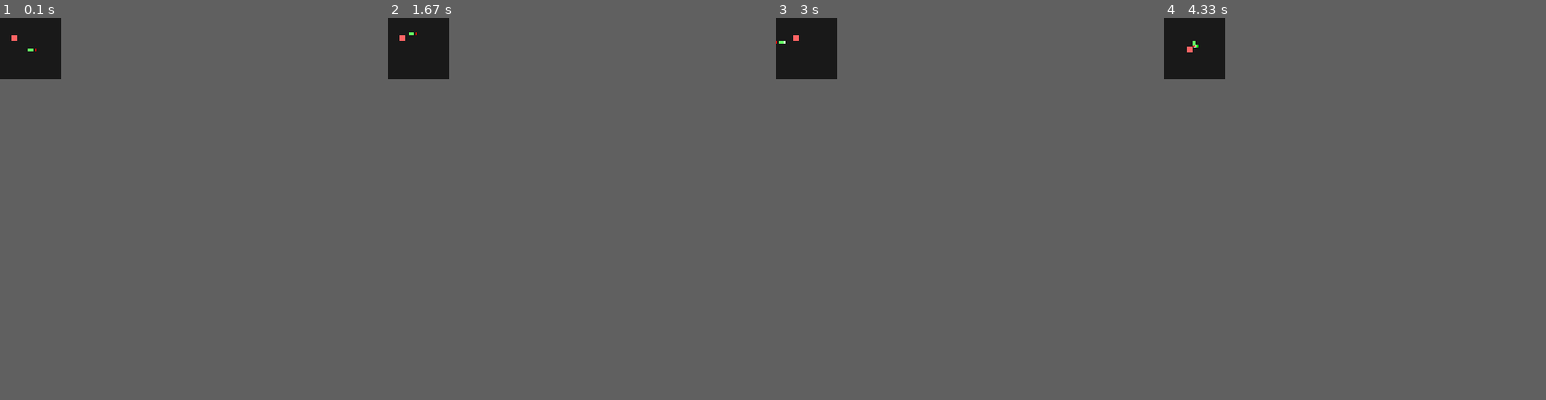
Above: before the commit, frames 1-4 (left to right).
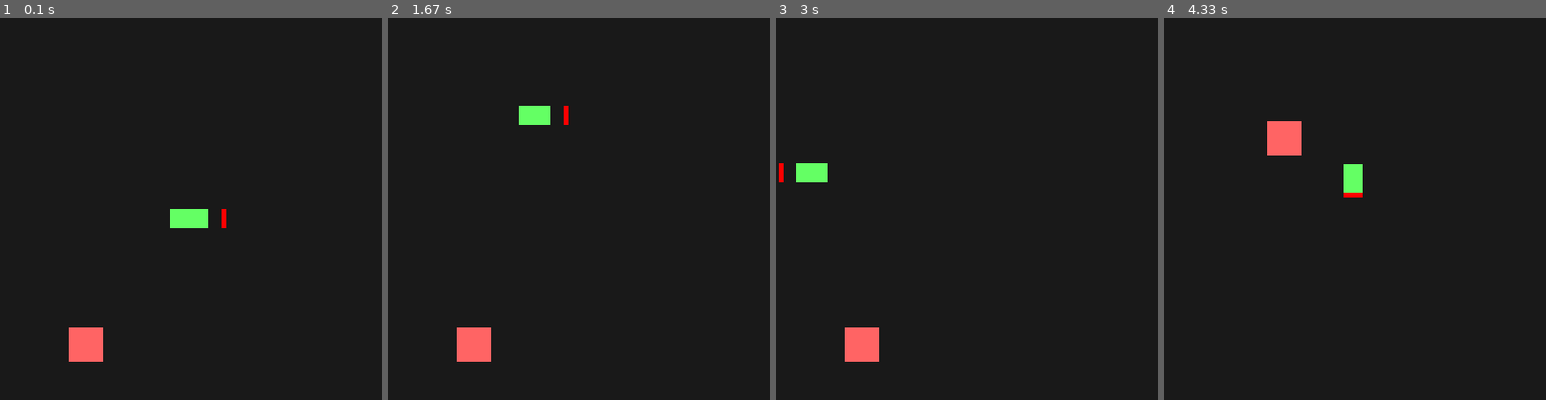
Above: after the commit, the same moments.

Repository: RafisSomeone/Snake
Game: pygame game, started from fappy.py
The game is run twice, just before and just after one commit, with the same random seed, the same clock (stepped at 60 frames per second) and the same inputs.
Inputs:
- Up to frame 1 (0.1 s): no input
- Up to frame 2 (1.67 s): no input
- Up to frame 3 (3 s): hold A 1.83-2.37 s; hold S 2.4-2.7 s; hold A from 2.73 s (still down)
- Up to frame 4 (4.33 s): release A at 3.13 s; hold D 3.57-4.2 s; hold S from 4.23 s (still down)
In our replay, the window is 64x64 before the commit and 400x400 after it. These sizes can differ from the game's own. Grey fills any space a smaller window leaves; there, only what the larger window draws over its background counts as a difference.

The runs differ from the first frame. In frame 1, 1.4% of the frame differs, in the area x 3-60%, y 4-90%; in frame 2, 1.3%; in frame 3, 1.3%; in frame 4, 1.3%.

Commit message:
Working randomSnake.py

Diff:
--- a/fappy.py
+++ b/fappy.py
@@ -12,7 +12,7 @@
 
 # make a PLE instance.
 # use lower fps so we can see whats happening a little easier
-game = Snake()
+game = Snake(width=400,height=400, init_length=3)
 p = PLE(game, fps=15, force_fps=False, display_screen=True,
         reward_values=rewards)
 # we pass in the rewards and PLE will adjust the game for us
--- a/randomSnake.py
+++ b/randomSnake.py
@@ -1,6 +1,6 @@
 import numpy as np
 from ple import PLE
-from ple.games.raycastmaze import RaycastMaze
+from ple.games.snake import Snake
 
 
 class NaiveAgent():
@@ -15,10 +15,7 @@
         return self.actions[np.random.randint(0, len(self.actions))]
 
 ###################################
-game = RaycastMaze(
-    map_size=6
-)  # create our game
-
+game = Snake(width=400,height=400, init_length=3)
 fps = 30  # fps we want to run at
 frame_skip = 2
 num_steps = 1
@@ -53,5 +50,5 @@
     action = agent.pickAction(reward, obs)
     reward = p.act(action)
 
-    if f % 50 == 0:
-        p.saveScreen("screen_capture.png")
+    # if f % 50 == 0:
+    #     p.saveScreen("screen_capture.png")
Binary file added: screen_capture.png
